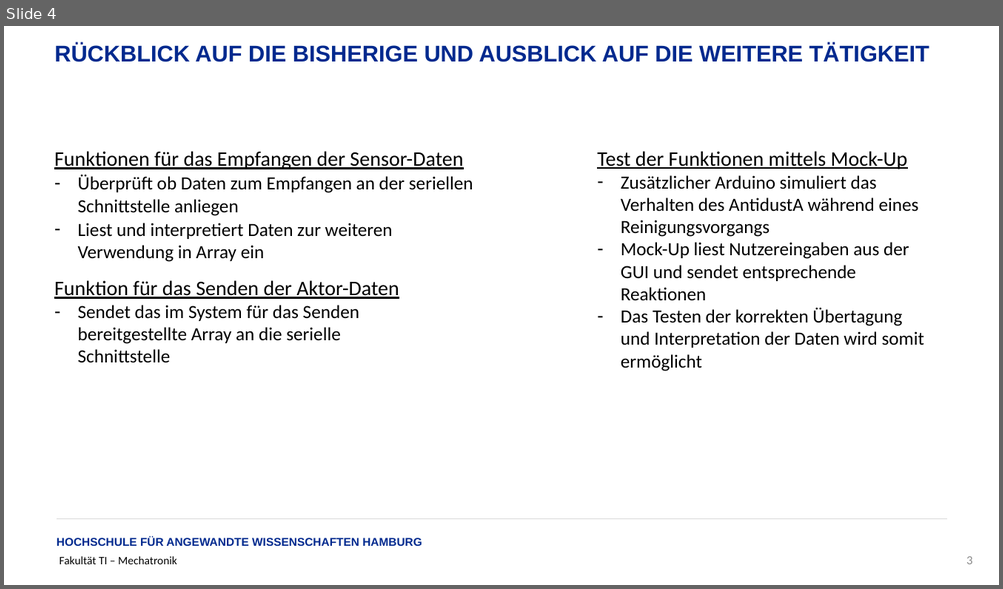
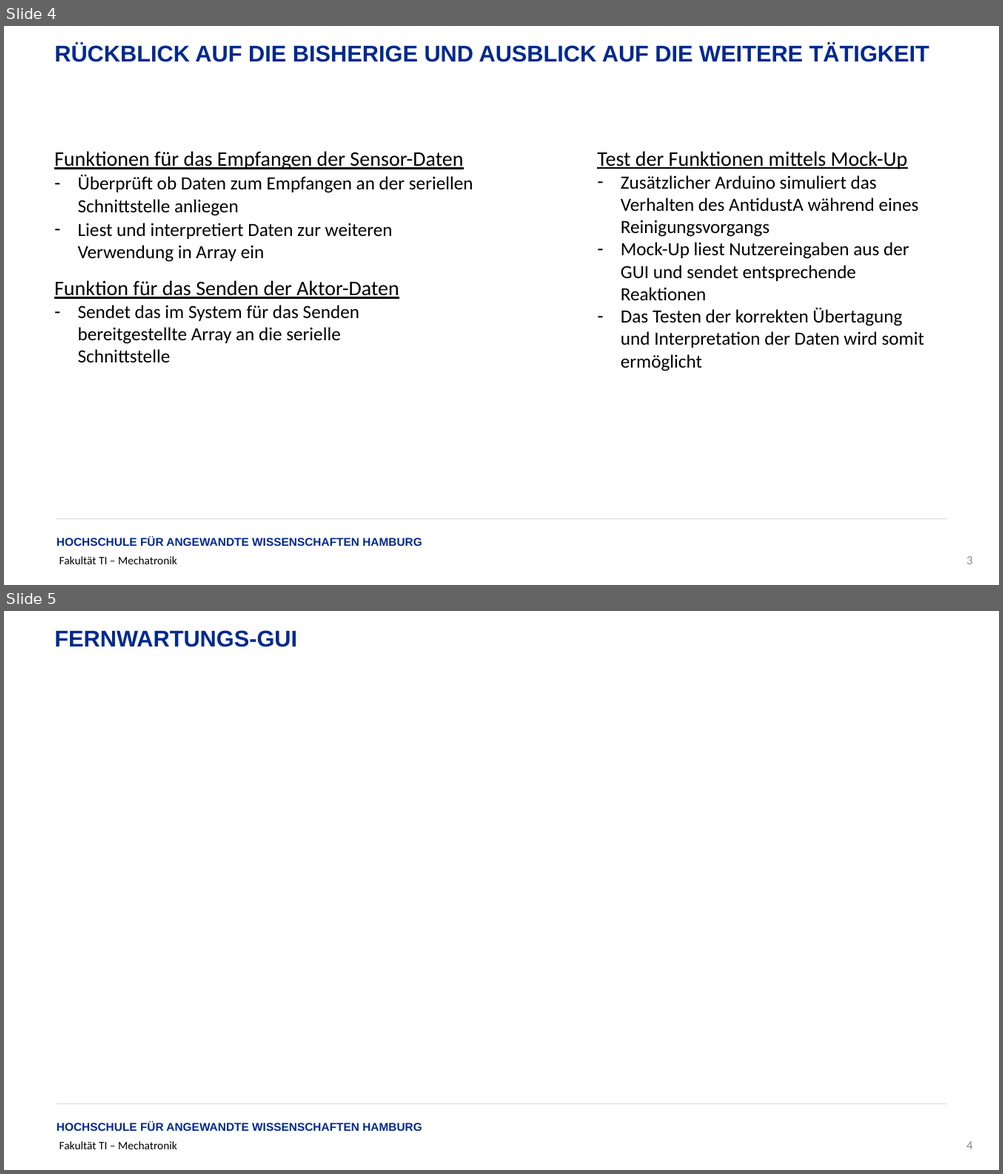
Before and after one commit to EpicKarl/mDesign, a slide deck: Doku/Philipp/Showcase_AntidustA2.0_PhilippOtto.pptx. Shown one above the other, each under a label of ours: slide 4 before the commit, slides 4 and 5 after it. The pictures are 1003x589 and 1003x1174 pixels, drawn with LibreOffice and Linux fonts; fonts in the diff are those of the drawing; background and template pictures are left out. Boxes give left, top, right and bottom in pixels: in the first picture for what was removed or moved away, otherwise in the second. Text is boxed around its words. In the diff, an @@ line names an element or a change of style, - is before the commit and + after.

```diff
--- a/Doku/Philipp/Showcase_AntidustA2.0_PhilippOtto.pptx
+++ b/Doku/Philipp/Showcase_AntidustA2.0_PhilippOtto.pptx
@@ slide 5 added at (x1=4, y1=611, x2=999, y2=1170), background #FFFFFF; not listed: 3 template elements that a slide beside it also shows @@
@@ text added at (x1=54, y1=630, x2=297, y2=647), 22 pt, text #02298E, bold @@
+FERNWARTUNGS-GUI
@@ page number added at (x1=966, y1=1142, x2=972, y2=1150), 12 pt, text #8C8C8C @@
+4
```
Also in this commit, not shown: 4 other files.
